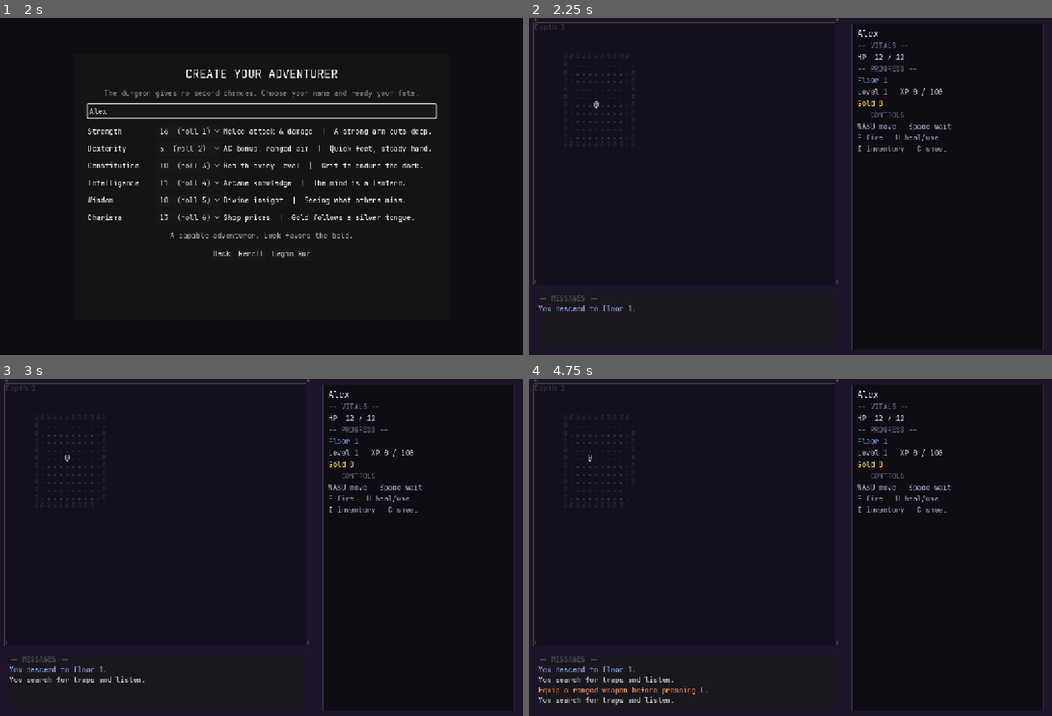
Above: before the commit, frames 1-4 (two rows, left to right).
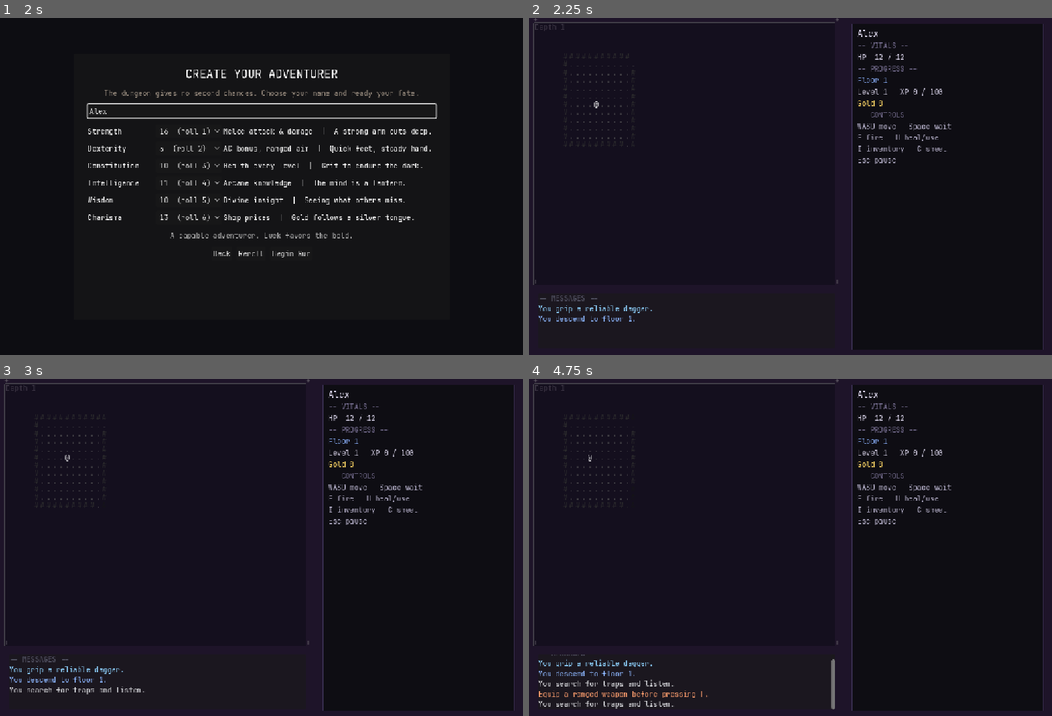
Above: after the commit, the same moments.

Repository: damiankovac0-pixel/DND-Roguelike-Dungeon-Crawler
Game: Godot game, scene res://scenes/game.tscn
Same seed, same stepped clock (60 frames per second), same inputs: the game is played once before the commit and once after it. This scene is started directly instead of the project's main scene.
Inputs (mouse positions are in pixels of both pictures, inside the frame that each line leads up to):
- Up to frame 1 (2 s): click "Descend into the Dungeon" at 0.5 s; click (261, 112) at 1.27 s; type "Alex" at 1.35 s
- Up to frame 2 (2.25 s): click "Begin Run" at 2 s
- Up to frame 3 (3 s): tap Enter (ui_accept) at 2.75 s; move the mouse to (235, 614) at 2.77 s; hold W (move_up) from 2.78 s (still down); hold Space (wait) from 2.78 s (still down); click (235, 614) at 2.92 s
- Up to frame 4 (4.75 s): tap Enter (ui_accept) at 3.02, 3.5, 4.25 s; release W (move_up) at 3.5 s; release Space (wait) at 3.5 s; drag from (947, 598) to (764, 614) at 3.52 s; move the mouse to (633, 496) at 4.27 s; hold A (move_left) from 4.28 s (still down); hold F (fire_ranged) from 4.28 s (still down); tap Space (wait) at 4.55 s

Frame 1 is identical in both runs. In frame 2, 0.3% of the frame differs, in the area x 1-71%, y 41-91%; in frame 3, 0.5%; in frame 4, 1.6%, in the area x 1-71%, y 41-99%.

Commit message:
Add v6 QoL menu and balance fixes

Diff:
--- a/project.godot
+++ b/project.godot
@@ -15,6 +15,12 @@
 run/main_scene="res://scenes/main_menu.tscn"
 config/features=PackedStringArray("4.4")
 config/icon="res://icon.svg"
+boot_splash/bg_color=Color(0.035, 0.035, 0.045, 1)
+boot_splash/image="res://resources/startup_splash.png"
+boot_splash/fullsize=true
+boot_splash/use_filter=false
+boot_splash/show_image=true
+boot_splash/minimum_display_time=500
 
 [autoload]
 
--- a/resources/items/dagger.tres
+++ b/resources/items/dagger.tres
@@ -14,4 +14,4 @@
 spawn_weight = 14
 damage_sides = 4
 attack_bonus = 2
-damage_bonus = 0
+damage_bonus = 1
--- a/resources/items/hand_crossbow.tres
+++ b/resources/items/hand_crossbow.tres
@@ -14,9 +14,9 @@
 spawn_weight = 4
 min_floor = 4
 is_ranged_weapon = true
-range = 5
+range = 4
 use_effect = 2
 damage_dice = 1
 damage_sides = 6
-attack_bonus = 3
-damage_bonus = 2
+attack_bonus = 2
+damage_bonus = 1
--- a/resources/items/heavy_crossbow.tres
+++ b/resources/items/heavy_crossbow.tres
@@ -13,10 +13,10 @@
 base_price = 120
 spawn_weight = 3
 min_floor = 4
-range = 8
+range = 6
 is_ranged_weapon = true
 use_effect = 2
 damage_dice = 2
 damage_sides = 8
-attack_bonus = 1
+attack_bonus = 0
 damage_bonus = 0
--- a/resources/items/longbow.tres
+++ b/resources/items/longbow.tres
@@ -14,9 +14,9 @@
 spawn_weight = 6
 min_floor = 3
 is_ranged_weapon = true
-range = 8
+range = 6
 use_effect = 2
 damage_dice = 1
 damage_sides = 8
 attack_bonus = 1
-damage_bonus = 1
+damage_bonus = 0
--- a/resources/items/shortbow.tres
+++ b/resources/items/shortbow.tres
@@ -14,8 +14,8 @@
 spawn_weight = 10
 min_floor = 1
 is_ranged_weapon = true
-range = 6
+range = 4
 use_effect = 2
 damage_dice = 1
 damage_sides = 6
-attack_bonus = 1
+attack_bonus = 0
--- a/scenes/game.tscn
+++ b/scenes/game.tscn
@@ -308,3 +308,53 @@
 custom_minimum_size = Vector2(210, 0)
 layout_mode = 2
 text = "Descend Deeper"
+
+[node name="PausePanel" type="PanelContainer" parent="UI"]
+visible = false
+layout_mode = 1
+anchors_preset = 8
+anchor_left = 0.5
+anchor_top = 0.5
+anchor_right = 0.5
+anchor_bottom = 0.5
+offset_left = -220.0
+offset_top = -160.0
+offset_right = 220.0
+offset_bottom = 160.0
+grow_horizontal = 2
+grow_vertical = 2
+theme = ExtResource("9")
+theme_override_styles/panel = SubResource("StyleBoxFlat_terminal_overlay")
+
+[node name="Margin" type="MarginContainer" parent="UI/PausePanel"]
+layout_mode = 2
+theme_override_constants/margin_left = 28
+theme_override_constants/margin_top = 28
+theme_override_constants/margin_right = 28
+theme_override_constants/margin_bottom = 28
+
+[node name="VBox" type="VBoxContainer" parent="UI/PausePanel/Margin"]
+layout_mode = 2
+theme_override_constants/separation = 18
+
+[node name="TitleLabel" type="Label" parent="UI/PausePanel/Margin/VBox"]
+layout_mode = 2
+theme_override_font_sizes/font_size = 28
+text = "PAUSED"
+horizontal_alignment = 1
+
+[node name="HintLabel" type="Label" parent="UI/PausePanel/Margin/VBox"]
+layout_mode = 2
+theme_override_colors/font_color = Color(0.55, 0.5, 0.65, 1)
+text = "The dungeon waits."
+horizontal_alignment = 1
+
+[node name="ResumeButton" type="Button" parent="UI/PausePanel/Margin/VBox"]
+custom_minimum_size = Vector2(260, 0)
+layout_mode = 2
+text = "Continue"
+
+[node name="MainMenuButton" type="Button" parent="UI/PausePanel/Margin/VBox"]
+custom_minimum_size = Vector2(260, 0)
+layout_mode = 2
+text = "Quit to Main Menu"
--- a/scripts/autoload/game_manager.gd
+++ b/scripts/autoload/game_manager.gd
@@ -47,6 +47,14 @@
 	player = null
 	map_data.clear()
 	clear_enemies()
+
+func abandon_run() -> void:
+	has_active_run = false
+	player = null
+	map_data.clear()
+	clear_enemies()
+	pending_character_name = ""
+	pending_ability_scores.clear()
 
 
 func register_player(p: Node2D) -> void:
--- a/scripts/game.gd
+++ b/scripts/game.gd
@@ -3,6 +3,8 @@
 # === Constants ===
 const PLAYER_SCENE_NAME: String = "Player"
 const EXTRACTION_INTERVAL: int = 3
+const CARDINAL_DIRECTIONS: Array[Vector2i] = [Vector2i.UP, Vector2i.RIGHT, Vector2i.DOWN, Vector2i.LEFT]
+const STARTER_WEAPON_PATH: String = "res://resources/items/dagger.tres"
 const SHOP_SPAWN_CHANCE: float = 0.75
 const SHOP_STOCK_SIZE: int = 5
 const SHOPKEEPER_NAME: String = "Shopkeeper"
@@ -58,6 +60,9 @@
 @onready var extraction_label: Label = $UI/ExtractionPanel/Margin/VBox/PromptLabel
 @onready var leave_button: Button = $UI/ExtractionPanel/Margin/VBox/Buttons/LeaveButton
 @onready var descend_button: Button = $UI/ExtractionPanel/Margin/VBox/Buttons/DescendButton
+@onready var pause_panel: PanelContainer = $UI/PausePanel
+@onready var pause_resume_button: Button = $UI/PausePanel/Margin/VBox/ResumeButton
+@onready var pause_main_menu_button: Button = $UI/PausePanel/Margin/VBox/MainMenuButton
 @onready var turn_manager: Node = $TurnManager
 
 
@@ -79,18 +84,26 @@
 	character_sheet.visibility_changed.connect(_refresh_overlay_visibility)
 	shop_panel.visibility_changed.connect(_refresh_overlay_visibility)
 	extraction_panel.visibility_changed.connect(_refresh_overlay_visibility)
+	pause_resume_button.pressed.connect(_on_pause_resume_pressed)
+	pause_main_menu_button.pressed.connect(_on_pause_main_menu_pressed)
+	pause_panel.visibility_changed.connect(_refresh_overlay_visibility)
 	shop_panel.connect("purchase_requested", _on_shop_panel_purchase_requested)
 	_start_or_resume_player()
 	_generate_floor(GameManager.current_floor)
 
 
 func _input(event: InputEvent) -> void:
-	if _is_escape_key(event) and _close_open_overlay():
-		get_viewport().set_input_as_handled()
+	if not _is_escape_key(event):
+		return
+	if pause_panel.visible:
+		_close_pause_menu()
+	elif not _close_open_overlay():
+		_open_pause_menu()
+	get_viewport().set_input_as_handled()
 
 
 func _unhandled_input(event: InputEvent) -> void:
-	if not GameManager.is_player_turn or extraction_panel.visible or shop_panel.visible:
+	if not GameManager.is_player_turn or extraction_panel.visible or shop_panel.visible or pause_panel.visible:
 		return
 	if _targeting_active:
 		_handle_targeting_input(event)
@@ -159,6 +172,25 @@
 	)
 
 
+func _open_pause_menu() -> void:
+	_clear_targeting()
+	pause_panel.visible = true
+	pause_resume_button.grab_focus()
+
+
+func _close_pause_menu() -> void:
+	pause_panel.visible = false
+
+
+func _on_pause_resume_pressed() -> void:
+	_close_pause_menu()
+
+
+func _on_pause_main_menu_pressed() -> void:
+	GameManager.abandon_run()
+	get_tree().change_scene_to_file("res://scenes/main_menu.tscn")
+
+
 func _close_open_overlay() -> bool:
 	if shop_panel.visible:
 		shop_panel.visible = false
@@ -181,6 +213,7 @@
 		and not character_sheet.visible
 		and not shop_panel.visible
 		and not extraction_panel.visible
+		and not pause_panel.visible
 	)
 
 
@@ -284,8 +317,19 @@
 	_player.initialize_from_rolls(ability_scores)
 	if not GameManager.pending_character_name.is_empty():
 		_player.display_name = GameManager.pending_character_name
+	_grant_starter_weapon()
 	GameManager.register_player(_player)
 	hud.bind_player(_player)
+
+func _grant_starter_weapon() -> void:
+	var starter_template: Resource = load(STARTER_WEAPON_PATH)
+	if starter_template == null:
+		push_warning("Starter weapon missing: %s" % STARTER_WEAPON_PATH)
+		return
+	var starter_weapon: Resource = starter_template.duplicate(true)
+	_player.inventory_component.add_item(starter_weapon)
+	_player.inventory_component.equipped_weapon = starter_weapon
+	GameManager.add_log_message("You grip a reliable dagger.", &"equipment")
 
 
 func _generate_floor(floor_number: int) -> void:
@@ -325,6 +369,7 @@
 	inventory_panel.visible = false
 	character_sheet.visible = false
 	shop_panel.visible = false
+	pause_panel.visible = false
 	GameManager.add_log_message("You descend to floor %d." % floor_number, &"floor")
 	if _shopkeeper != null:
 		GameManager.add_log_message("A shopkeeper waits near the entrance.", &"loot")
@@ -626,7 +671,35 @@
 		return false
 	if candidate.distance_to(player_start) < 2.0:
 		return false
-	return room.has_point(candidate) and _is_walkable(candidate)
+	if not room.has_point(candidate) or not _is_walkable(candidate):
+		return false
+	return _keeps_floor_connected(candidate, player_start)
+
+
+func _keeps_floor_connected(blocked_cell: Vector2i, origin: Vector2i) -> bool:
+	if origin == blocked_cell or not _is_walkable(origin):
+		return false
+
+	var walkable_count: int = 0
+	for y: int in range(GameManager.map_data.size()):
+		for x: int in range(GameManager.map_data[y].size()):
+			var cell: Vector2i = Vector2i(x, y)
+			if cell != blocked_cell and DungeonDataScript.is_walkable(GameManager.map_data[y][x]):
+				walkable_count += 1
+
+	var frontier: Array[Vector2i] = [origin]
+	var visited: Dictionary = {origin: true}
+	var cursor: int = 0
+	while cursor < frontier.size():
+		var current: Vector2i = frontier[cursor]
+		cursor += 1
+		for direction: Vector2i in CARDINAL_DIRECTIONS:
+			var neighbor: Vector2i = current + direction
+			if neighbor == blocked_cell or visited.has(neighbor) or not _is_walkable(neighbor):
+				continue
+			visited[neighbor] = true
+			frontier.append(neighbor)
+	return visited.size() == walkable_count
 
 
 func _get_perception_bonus() -> int:
--- a/scripts/ui/hud.gd
+++ b/scripts/ui/hud.gd
@@ -15,7 +15,7 @@
 	GameManager.player_damaged.connect(_update_hp)
 	GameManager.xp_changed.connect(_update_xp)
 	GameManager.floor_changed.connect(_update_floor)
-	help_label.text = "WASD move   Space wait\nF fire   H heal/use\nI inventory   C sheet"
+	help_label.text = "WASD move   Space wait\nF fire   H heal/use\nI inventory   C sheet\nEsc pause"
 
 
 # === Public Methods ===
--- a/scripts/ui/main_menu.gd
+++ b/scripts/ui/main_menu.gd
@@ -28,6 +28,10 @@
 
 
 func _on_quit_pressed() -> void:
+	if OS.has_feature("web") and Engine.has_singleton(&"JavaScriptBridge"):
+		var bridge: Object = Engine.get_singleton(&"JavaScriptBridge")
+		bridge.call("eval", "window.close();", true)
+		return
 	get_tree().quit()
 
 
Not shown, changed: export_presets.cfg
Binary file added: resources/startup_splash.png
Not shown, added: resources/startup_splash.png.import
Not shown, changed: AGENTS.md
